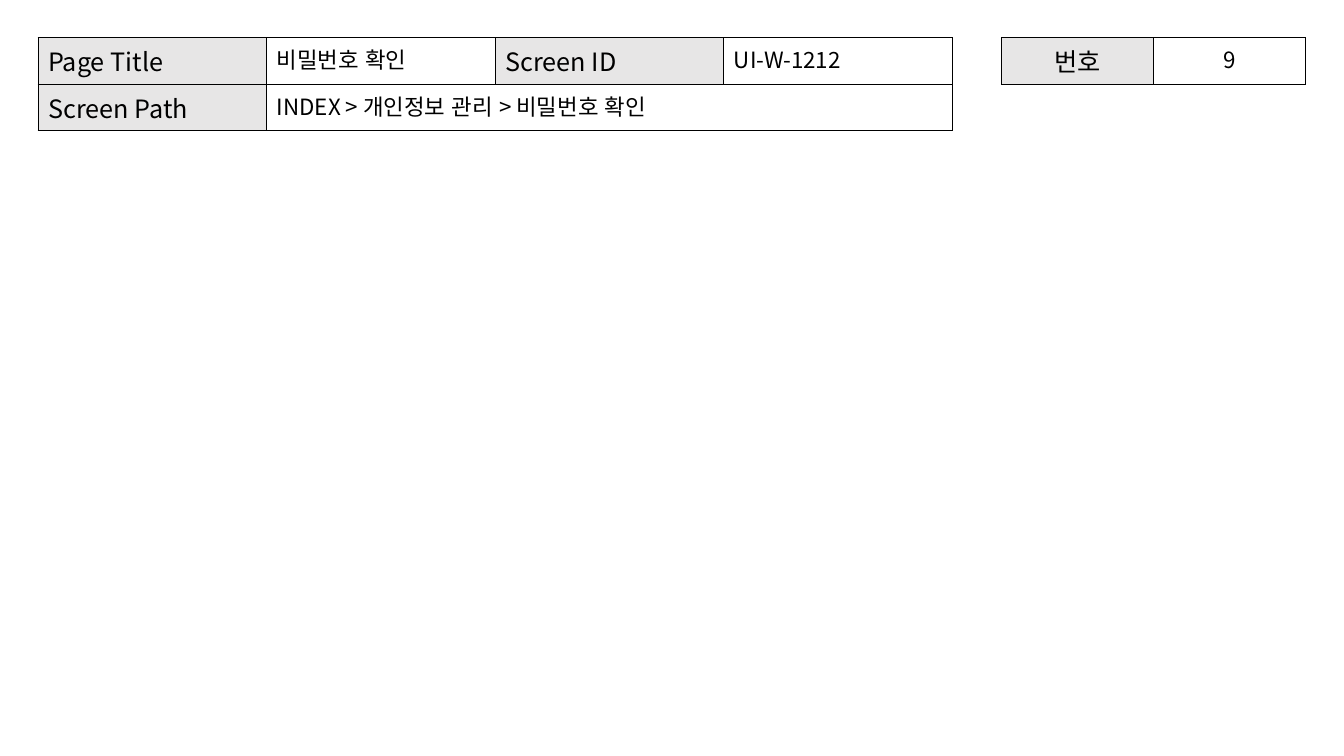
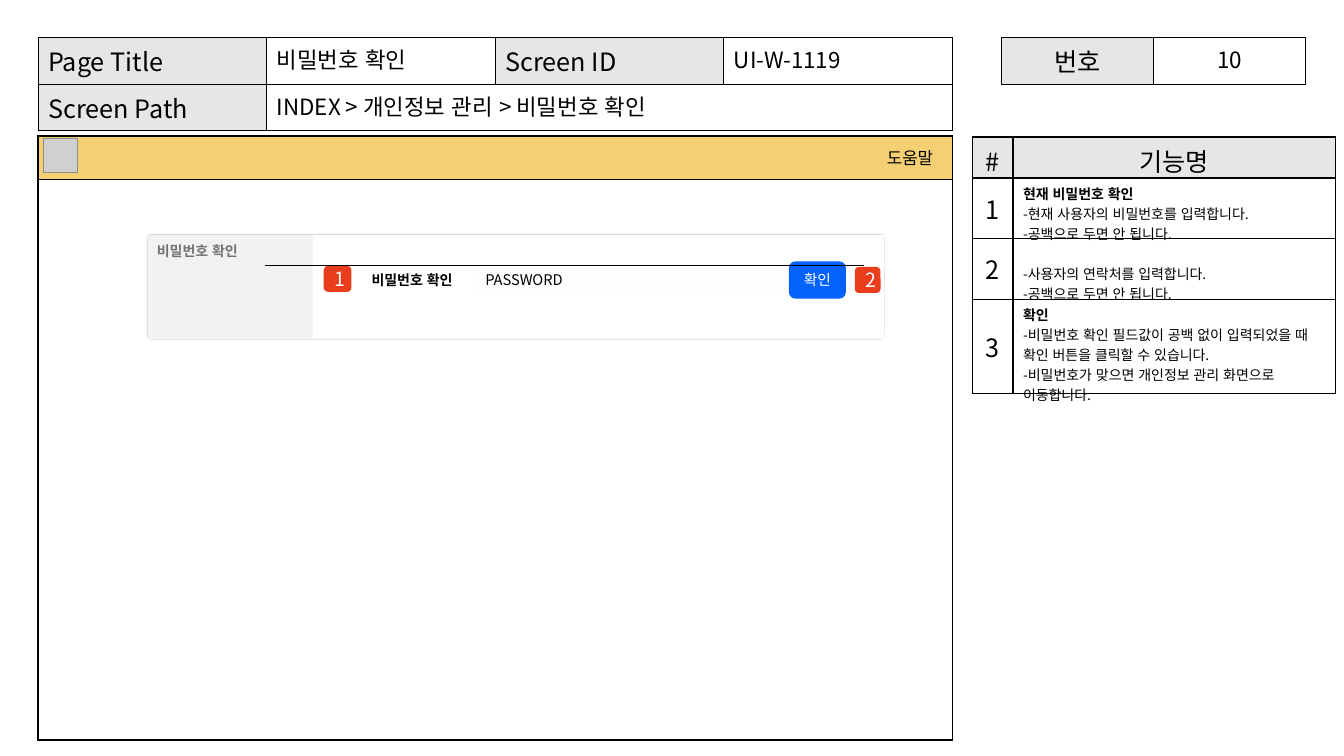
Before and after one commit to Shimcoding/AnywhereBnb, a slide deck: slide 30 of 제주관광비앤비_프로젝트.pptx (slide 27 before the commit). Drawn at 1344x756 pixels with LibreOffice and Linux fonts; fonts in the diff are those of the drawing; grey boxes stand for pictures. Boxes give left, top, right and bottom in pixels: in the first picture for what was removed or moved away, otherwise in the second. Text is boxed around its words. In the diff, an @@ line names an element or a change of style, - is before the commit and + after.

Commit message:
이제 결제부터 예약 관리 만들고 ppt도 더 완성해야 함

```diff
--- a/제주관광비앤비_프로젝트.pptx
+++ b/제주관광비앤비_프로젝트.pptx
@@ table at box(38, 37, 954, 123) @@
-row 1, column 4: UI-W-1212
+row 1, column 4: UI-W-1119
@@ table at box(1002, 37, 1307, 79) @@
-row 1, column 2: 9
+row 1, column 2: 10
@@ rectangle added at box(38, 136, 953, 740), fill #FFFFFF, outline #000000 1 pt @@
@@ rectangle added at box(38, 136, 953, 179), fill #F5D073, outline #000000 1 pt, 12 pt, text #000000 @@
+도움말
@@ picture added at box(43, 139, 77, 172) @@
@@ table added at box(973, 137, 1336, 405), 4 rows, 2 columns @@
+# | 기능명
+1 | 현재 비밀번호 확인 / -현재 사용자의 비밀번호를 입력합니다. / -공백으로 두면 안 됩니다.
+2 | -사용자의 연락처를 입력합니다. / -공백으로 두면 안 됩니다.
+3 | 확인 / -비밀번호 확인 필드값이 공백 없이 입력되었을 때 확인 버튼을 클릭할 수 있습니다. / -비밀번호가 맞으면 개인정보 관리 화면으로 이동합니다.
@@ rounded rectangle added at box(147, 235, 884, 339), fill #FFFFFF, outline #000000 1 pt @@
@@ rounded rectangle added at box(147, 235, 314, 339), fill #E7E6E6 at 50% opacity @@
@@ text added at box(157, 244, 238, 257), 10 pt, text #000000, bold @@
+비밀번호 확인
@@ line added from (265, 265) to (865, 265), #000000 0.25 pt @@
@@ rounded rectangle added at box(324, 266, 352, 292), fill #E93D1B, 14 pt, text #FFFFFF @@
+1
@@ rectangle added at box(476, 267, 783, 293), fill #FFFFFF, outline #000000 1 pt, 10.5 pt, text #000000 @@
+PASSWORD
@@ rounded rectangle added at box(789, 261, 846, 298), fill #0462FC, 10.5 pt, text #FFFFFF @@
+확인
@@ rounded rectangle added at box(855, 267, 881, 293), fill #E93D1B, 14 pt, text #FFFFFF @@
+2
@@ text added at box(372, 273, 453, 287), 10 pt, text #000000, bold @@
+비밀번호 확인
```
Also in this commit, not shown: 14 other slides changed, 8 slides added, 3 other files.
